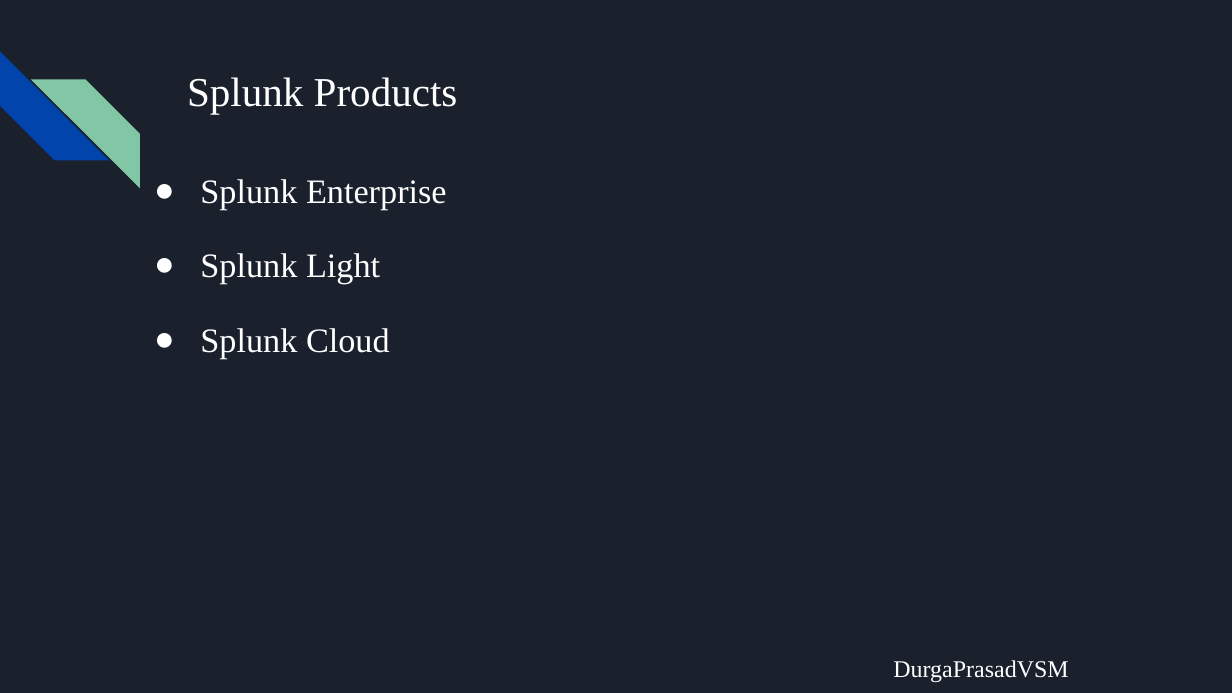
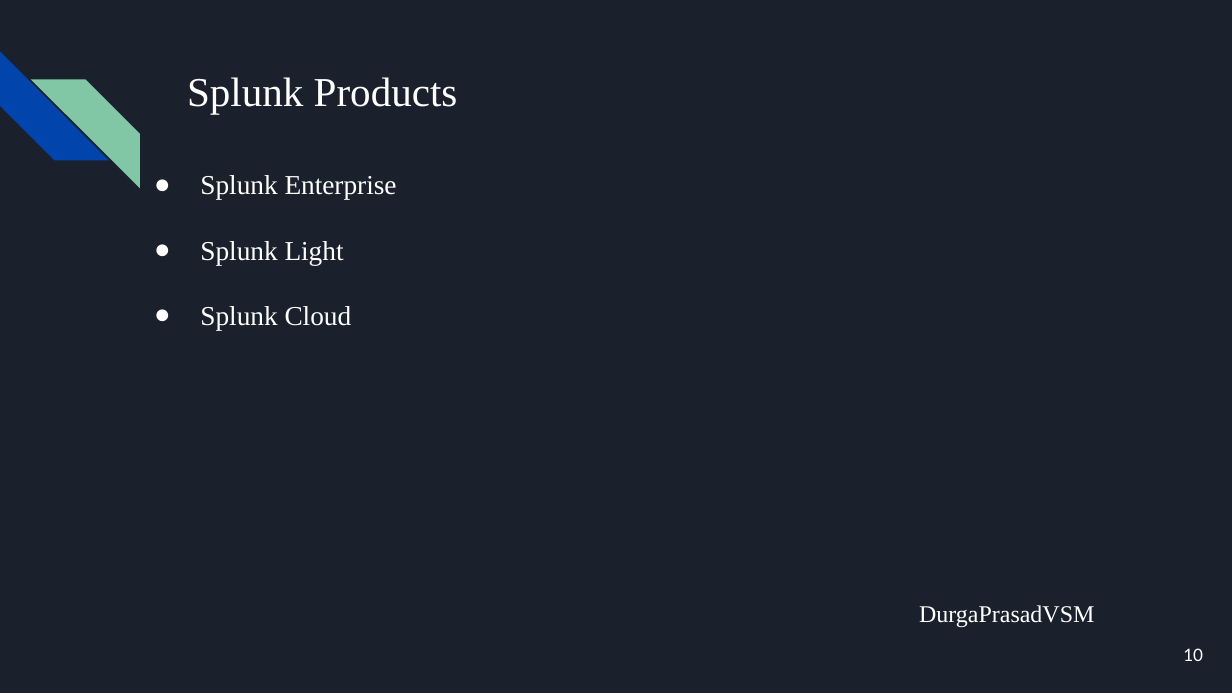
Before and after one commit to VSMDURGAPRASAD/splunk-project, a slide deck: slide 10 of docs/Splunk.pptx (slide 7 before the commit). Drawn at 1232x693 pixels with LibreOffice and Linux fonts; fonts in the diff are those of the drawing. Boxes give left, top, right and bottom in pixels: in the first picture for what was removed or moved away, otherwise in the second. Text is boxed around its words. In the diff, an @@ line names an element or a change of style, - is before the commit and + after.

```diff
--- a/docs/Splunk.pptx
+++ b/docs/Splunk.pptx
@@ text "Splunk Enterprise" at (x1=200, y1=175, x2=1094, y2=627): size 20 to 16 pt in "Splunk Enterprise", "Splunk Light", "Splunk Cloud"; indent changed; less space between paragraphs @@
@@ page number added at (x1=1183, y1=648, x2=1203, y2=661), 10 pt, text #FFFFFF @@
+10
```
Also in this commit, not shown: 17 other slides changed.
